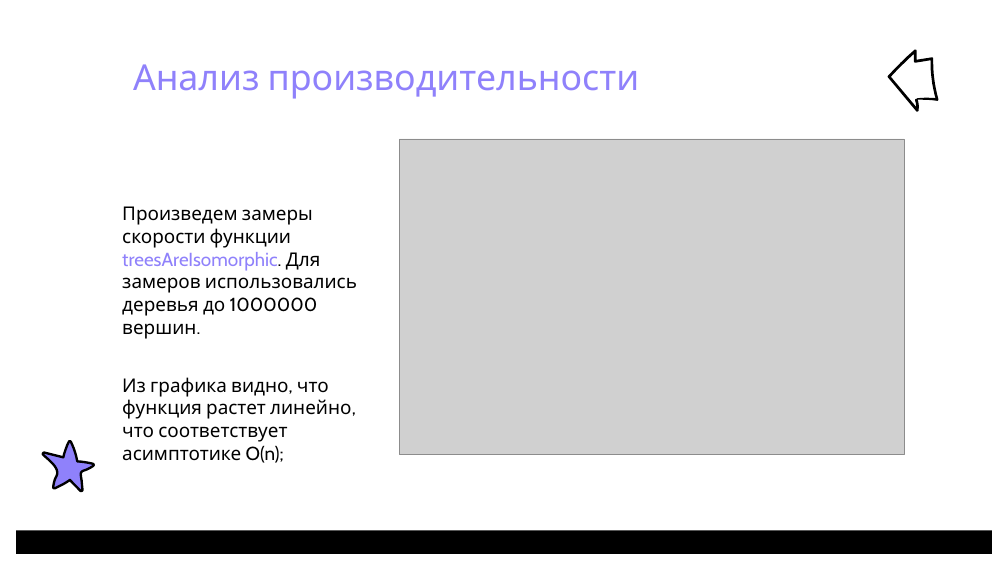
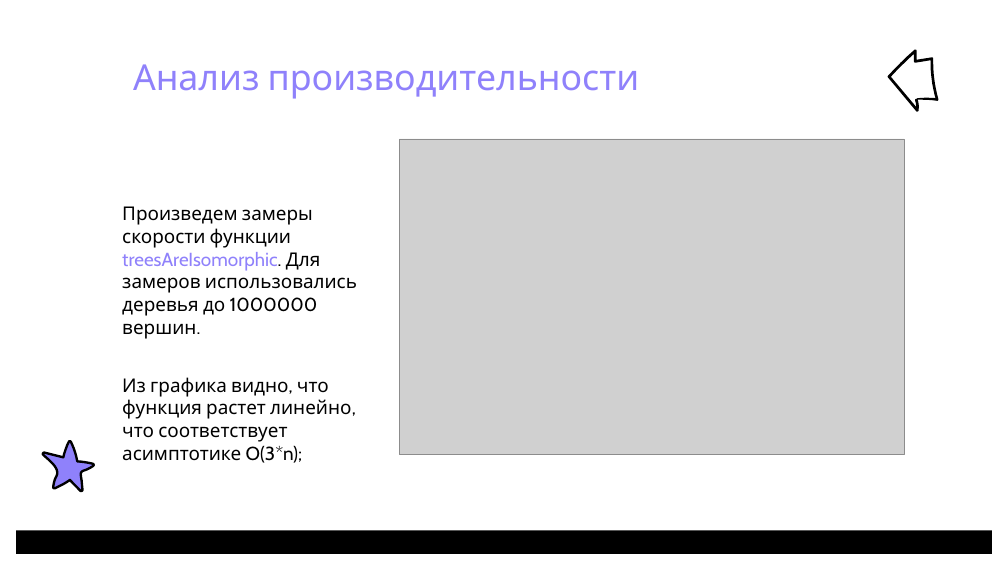
Before and after one commit to PufMe/isomorphic, a slide deck: slide 14 of docs/Изоморфизм деревьев_ПоповаС.О..pptx (slide 31 before the commit). Drawn at 1008x567 pixels with LibreOffice and Linux fonts; fonts in the diff are those of the drawing; grey boxes stand for pictures; background and template pictures are left out. Boxes give left, top, right and bottom in pixels: in the first picture for what was removed or moved away, otherwise in the second. Text is boxed around its words. In the diff, an @@ line names an element or a change of style, - is before the commit and + after.

```diff
--- a/docs/Изоморфизм деревьев_ПоповаС.О..pptx
+++ b/docs/Изоморфизм деревьев_ПоповаС.О..pptx
@@ text at (122,377,351,463): text changed @@
-Из графика видно, что функция растет линейно, что соответствует асимптотике O(n);
+Из графика видно, что функция растет линейно, что соответствует асимптотике O(3*n);
```
Also in this commit, not shown: 5 other slides changed, 4 slides added, 22 slides removed, 1 other file.
